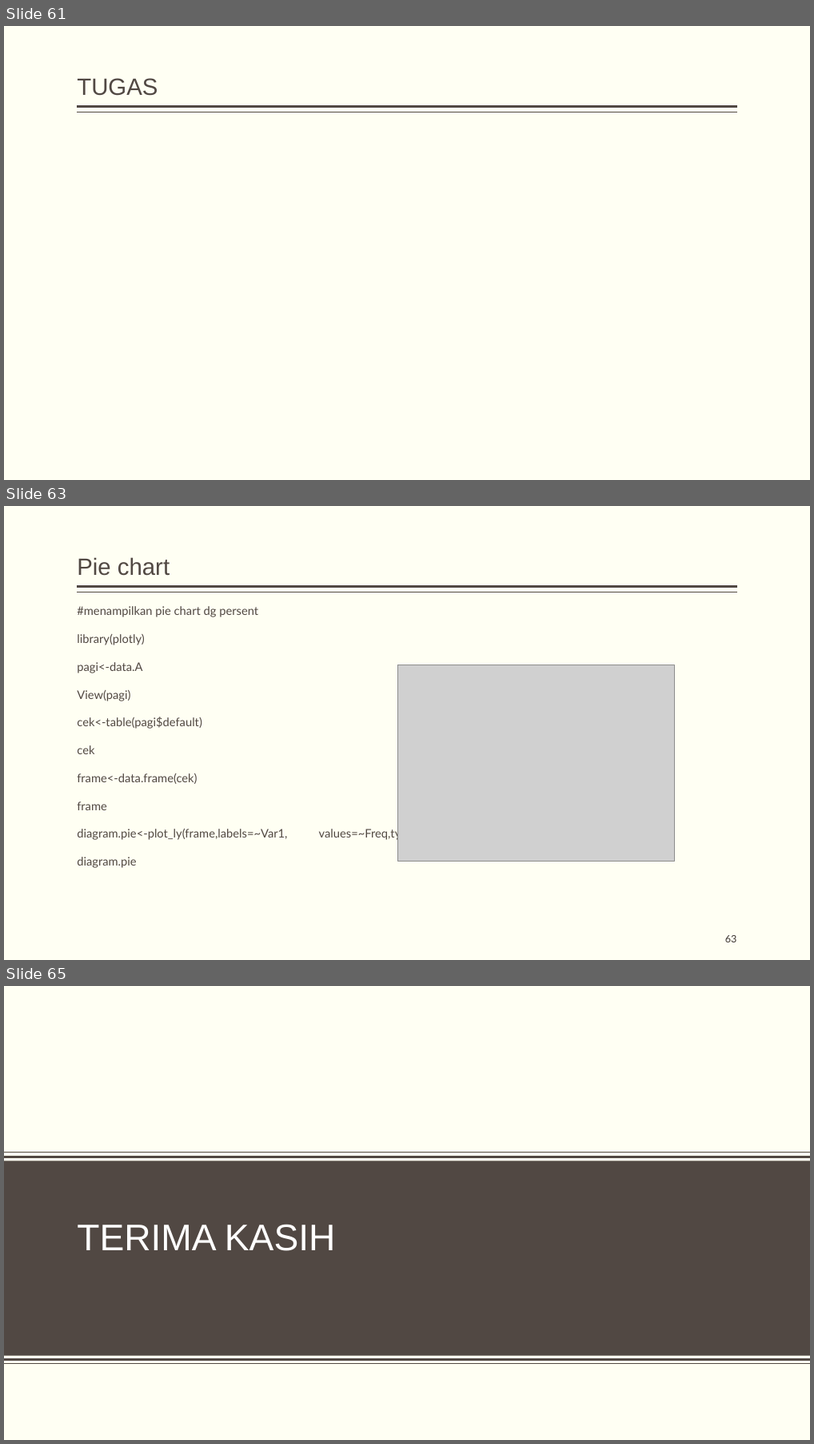
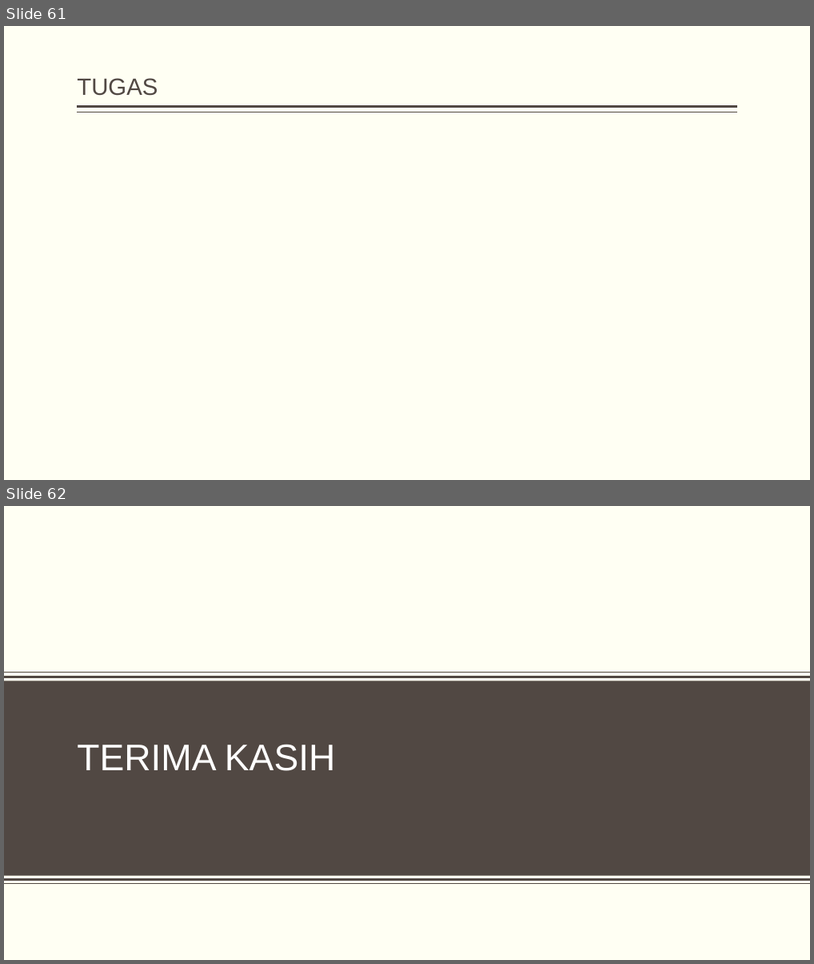
Before and after one commit to dewikiswani/ganesha--R, a slide deck: 201907 -- Pelatihan R ganesha - day1.pptx. Shown one above the other, each under a label of ours: slides 61, 63 and 65 before the commit, slides 61 and 62 after it; the slides between them are not shown. The pictures are 814x1444 and 814x964 pixels, drawn with LibreOffice and Linux fonts; fonts in the diff are those of the drawing; grey boxes stand for pictures; background and template pictures are left out. Boxes give left, top, right and bottom in pixels: in the first picture for what was removed or moved away, otherwise in the second. Text is boxed around its words. In the diff, an @@ line names an element or a change of style, - is before the commit and + after.

```diff
--- a/201907 -- Pelatihan R ganesha - day1.pptx
+++ b/201907 -- Pelatihan R ganesha - day1.pptx
@@ slide 63 removed at <box>4,506,810,960</box>, background #FFFFF3; not listed: 2 template elements that a slide beside it also shows @@
@@ title removed at <box>77,557,170,576</box> @@
-Pie chart
@@ text removed at <box>77,606,448,868</box> @@
-#menampilkan pie chart dg persent
-library(plotly)
-pagi<-data.A
-View(pagi)
-cek<-table(pagi$default)
-cek
-frame<-data.frame(cek)
-frame
-diagram.pie<-plot_ly(frame,labels=~Var1, values=~Freq,type="pie")
-diagram.pie
@@ picture removed at <box>398,664,675,860</box> @@
@@ page number removed at <box>726,935,738,942</box> @@
-63
@@ what was slide 65 is now slide 62 @@
```
Also in this commit, not shown: 2 other slides removed.
